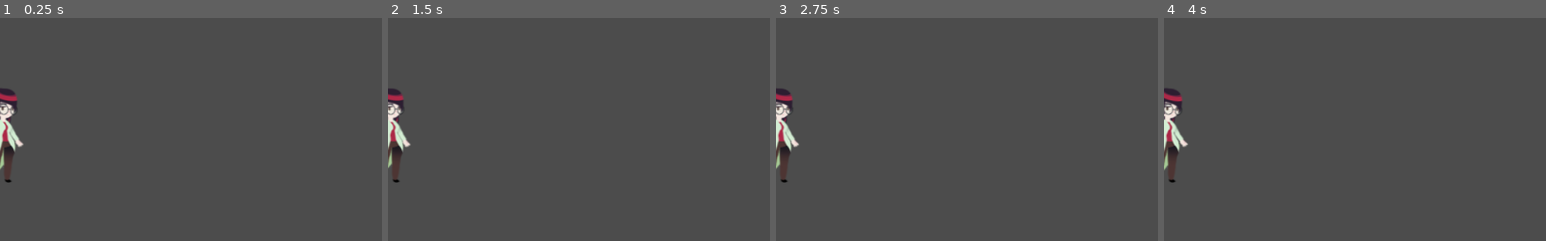
Above: before the commit, frames 1-4 (left to right).
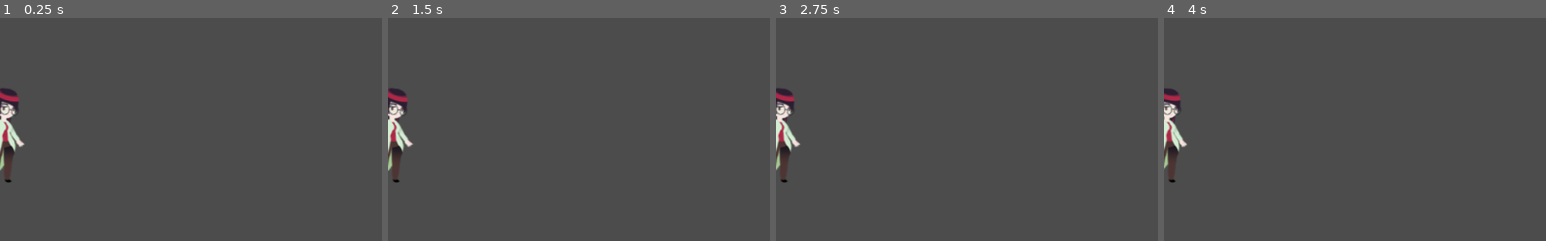
Above: after the commit, the same moments.

Repository: StudioLoading/FATICA
Game: Godot game, scene res://Player.tscn
Same seed, same stepped clock (60 frames per second), same inputs: the game is played once before the commit and once after it. This scene is started directly instead of the project's main scene. Sound files missing from this copy of the repository are replaced by a short silence.
Inputs:
- Up to frame 1 (0.25 s): no input
- Up to frame 2 (1.5 s): hold Right (ui_right) from 0.53 s (still down); tap Space (ui_select) at 0.77 s
- Up to frame 3 (2.75 s): tap Space (ui_select) at 1.52 s; release Right (ui_right) at 2.03 s; hold Left (ui_left) from 2.03 s (still down)
- Up to frame 4 (4 s): release Left (ui_left) at 2.78 s; hold Right (ui_right) from 2.78 s (still down); tap Space (ui_select) at 3.02, 3.77 s
The pictures show only the part of the screen within x 0-50%, y 24-74%; the shares and areas given below are measured in that part.

The runs differ from the first frame. In frame 1, 0.4% of the frame differs, in the area x 0-7%, y 32-69%; in frame 2, 0.7%, in the area x 0-7%, y 31-69%; in frame 3, 0.4%; in frame 4, 0.4%.
Error before the commit: Invalid set index 'text' (on base: 'null instance') with value of type 'String'. (res://doc.gd:50)
Error after the commit: Invalid set index 'text' (on base: 'null instance') with value of type 'String'. (res://doc.gd:51)

Commit message:
HEALING sound

Diff:
--- a/Player.tscn
+++ b/Player.tscn
@@ -34,7 +34,7 @@
 [node name="AnimatedSprite" type="AnimatedSprite" parent="."]
 frames = ExtResource( 2 )
 animation = "Idle"
-frame = 58
+frame = 25
 speed_scale = 8.0
 playing = true
 
--- a/doc.gd
+++ b/doc.gd
@@ -17,6 +17,7 @@
 
 onready var fx_step = preload("res://asset/audio/fx/step.ogg")
 onready var fx_grunt = preload("res://asset/audio/fx/grunt_woman2.ogg")
+onready var fx_heal = preload("res://asset/audio/fx/heal.ogg")
 
 signal camera_shake_requested
 signal camera_shake_stop
@@ -131,6 +132,8 @@
 		$AudioStreamPlayer.stream = fx_grunt
 		$AudioStreamPlayer.play()
 	if area.is_in_group('oasi'):
+		$AudioStreamPlayer.stream = fx_heal
+		$AudioStreamPlayer.play()
 		healing = true
 
 
@@ -144,4 +147,5 @@
 		yield($AudioStreamPlayer, "finished")
 		$AudioStreamPlayer.play()
 	if area.is_in_group('oasi'):
+		$AudioStreamPlayer.stop()
 		healing = false
Not shown, added: asset/audio/fx/heal.ogg.import
Not shown, added: asset/audio/fx/heal.ogg
